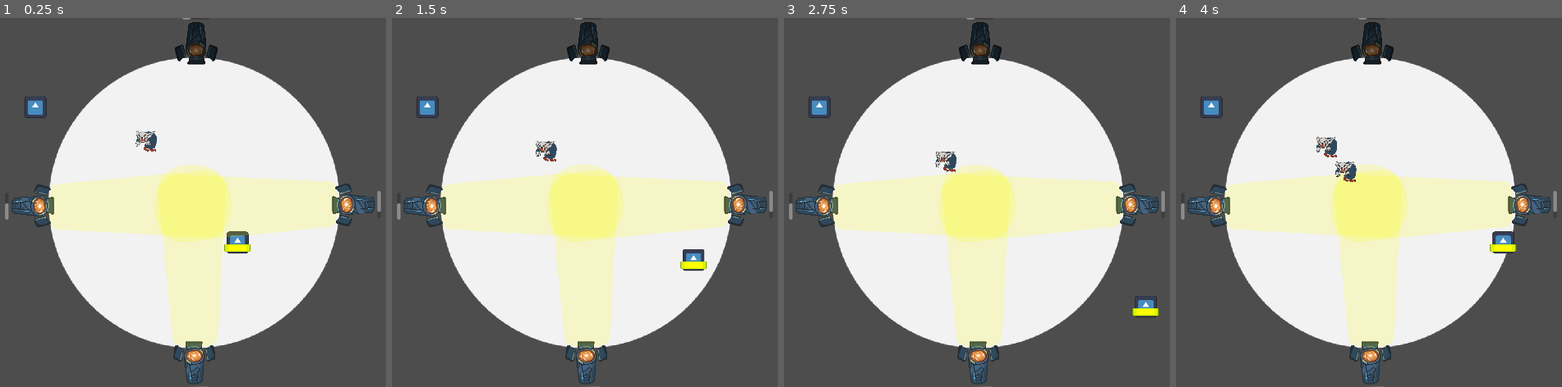
Above: before the commit, frames 1-4 (left to right).
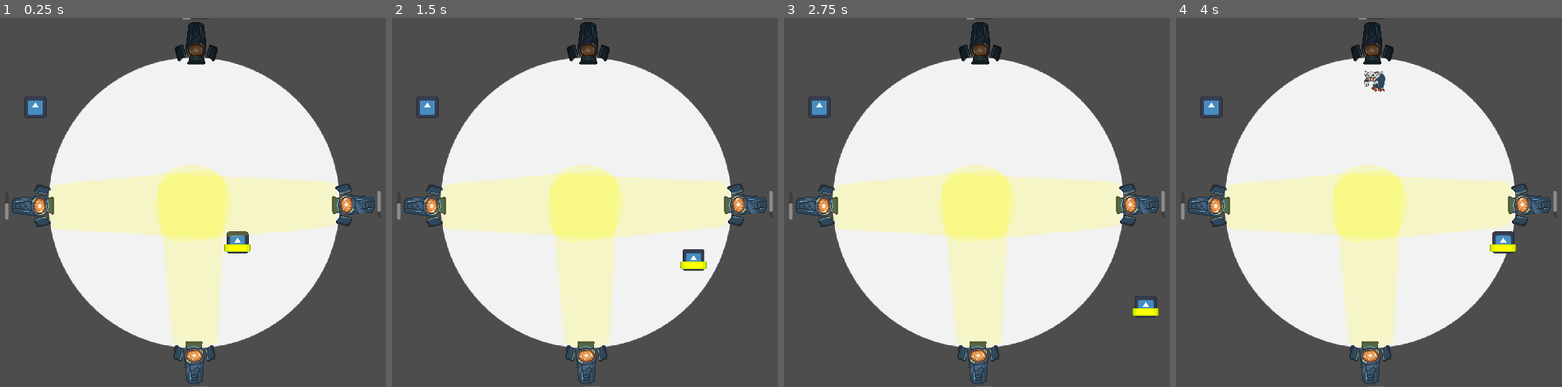
Above: after the commit, the same moments.

Repository: johncoffee/ngj-2024
Game: Godot game, scene res://maps/sandbox.tscn
Two runs of this game, one before a commit and one after it. Both use one fixed random seed, a clock stepped at 60 frames per second and the inputs below. The project has no main scene, so this scene is started directly. The engine's default icon, where the game draws it, is replaced by a stand-in: a white triangle on a blue panel in a dark square.
Inputs:
- Up to frame 1 (0.25 s): no input
- Up to frame 2 (1.5 s): hold D (mirror.move.right) 0.53-1.28 s; hold = (projector.repair) 0.53-1.28 s; hold S (mirror.move.down) from 1.28 s (still down); tap Keypad Enter (projector.toggle) at 1.35 s
- Up to frame 3 (2.75 s): release S (mirror.move.down) at 2.03 s; hold D (mirror.move.right) from 2.03 s (still down); hold = (projector.repair) from 2.03 s (still down)
- Up to frame 4 (4 s): release D (mirror.move.right) at 2.78 s; release = (projector.repair) at 2.78 s; hold W (mirror.move.up) 2.78-3.53 s; tap Keypad Enter (projector.toggle) at 2.85 s; hold A (mirror.move.left) from 3.53 s (still down); hold = (projector.repair) from 3.53 s (still down)

The runs differ from the first frame. In frame 1, 0.2% of the frame differs, in the area x 35-41%, y 30-37%; in frame 2, 0.2%; in frame 3, 0.2%; in frame 4, 0.7%, in the area x 36-55%, y 14-45%.

Commit message:
refactored enemy spawner

Diff:
--- a/enemies/enemy_spawner.gd
+++ b/enemies/enemy_spawner.gd
@@ -1,25 +1,21 @@
-extends Node2D
+extends MultiplayerSpawner
 class_name EnemySpawner
 
 # Interval between spawns in seconds
 @export var interval: float
-@export var enemy: PackedScene
-@export var enemy_parent: Node
 @export var enemy_target: Node
-@export var is_spawning:= true:
-	set(v):
-		is_spawning = v
-		if is_spawning:
-			spawn()
+@export var is_spawning:= true
+
 
 func _ready() -> void:
-	spawn()
+	spawn_function = _spawn
+	create_tween().bind_node(self).set_loops() \
+		.tween_callback(func(): spawn({"scene_index": 0, "spawn_point_index": range(get_child_count()).pick_random()})) \
+		.set_delay(interval)
 
-func spawn() -> void:
-	if is_spawning:
-		var new_enemy = enemy.instantiate()
-		new_enemy.position = position
-		new_enemy.target_position = enemy_target.position
-		enemy_parent.add_child.call_deferred(new_enemy)
-		await get_tree().create_timer(interval).timeout
-		spawn()
+
+func _spawn(params) -> Node:
+	var new_enemy = load(get_spawnable_scene(params.scene_index)).instantiate()
+	new_enemy.position = get_child(params.spawn_point_index).position
+	new_enemy.target_position = enemy_target.position
+	return new_enemy
--- a/maps/sandbox.tscn
+++ b/maps/sandbox.tscn
@@ -1,7 +1,6 @@
-[gd_scene load_steps=12 format=3 uid="uid://qmlivrqeg4pq"]
+[gd_scene load_steps=11 format=3 uid="uid://qmlivrqeg4pq"]
 
 [ext_resource type="Script" path="res://enemies/enemy_spawner.gd" id="1_swf8v"]
-[ext_resource type="PackedScene" uid="uid://cbcrqsogtxevg" path="res://enemies/vampire.tscn" id="2_4dy0r"]
 [ext_resource type="Texture2D" uid="uid://dtgj3mhr84jna" path="res://textures/turret/turret_001.png" id="3_fqqs2"]
 [ext_resource type="Texture2D" uid="uid://cgvpvxtvhxv5s" path="res://akien/ground_proto_akien.png" id="3_i3f81"]
 [ext_resource type="PackedScene" uid="uid://bf1y1a0oplbs1" path="res://players/projector_player.tscn" id="4_c0g6v"]
@@ -32,13 +31,38 @@
 
 [node name="Sandbox" type="Node2D"]
 
-[node name="EnemySpawner" type="Node2D" parent="." node_paths=PackedStringArray("enemy_parent", "enemy_target")]
-position = Vector2(815, 354)
+[node name="EnemySpawner" type="MultiplayerSpawner" parent="." node_paths=PackedStringArray("enemy_target")]
+_spawnable_scenes = PackedStringArray("res://enemies/vampire.tscn")
+spawn_path = NodePath("../EnemyRoot")
 script = ExtResource("1_swf8v")
 interval = 3.0
-enemy = ExtResource("2_4dy0r")
-enemy_parent = NodePath("..")
 enemy_target = NodePath("../Core")
+
+[node name="SpawnPoint1" type="Node2D" parent="EnemySpawner"]
+position = Vector2(974, 155)
+
+[node name="SpawnPoint2" type="Node2D" parent="EnemySpawner"]
+position = Vector2(1243, 280)
+
+[node name="SpawnPoint3" type="Node2D" parent="EnemySpawner"]
+position = Vector2(1333, 546)
+
+[node name="SpawnPoint4" type="Node2D" parent="EnemySpawner"]
+position = Vector2(1270, 782)
+
+[node name="SpawnPoint5" type="Node2D" parent="EnemySpawner"]
+position = Vector2(968, 916)
+
+[node name="SpawnPoint6" type="Node2D" parent="EnemySpawner"]
+position = Vector2(685, 803)
+
+[node name="SpawnPoint7" type="Node2D" parent="EnemySpawner"]
+position = Vector2(575, 557)
+
+[node name="SpawnPoint8" type="Node2D" parent="EnemySpawner"]
+position = Vector2(664, 295)
+
+[node name="EnemyRoot" type="Node" parent="."]
 
 [node name="Core" type="Area2D" parent="."]
 position = Vector2(960, 540)
--- a/project.godot
+++ b/project.godot
@@ -18,8 +18,6 @@
 
 window/size/viewport_width=1920
 window/size/viewport_height=1080
-window/size/mode=3
-window/size/borderless=true
 window/size/window_width_override=1920
 window/size/window_height_override=1080
 window/stretch/mode="viewport"
